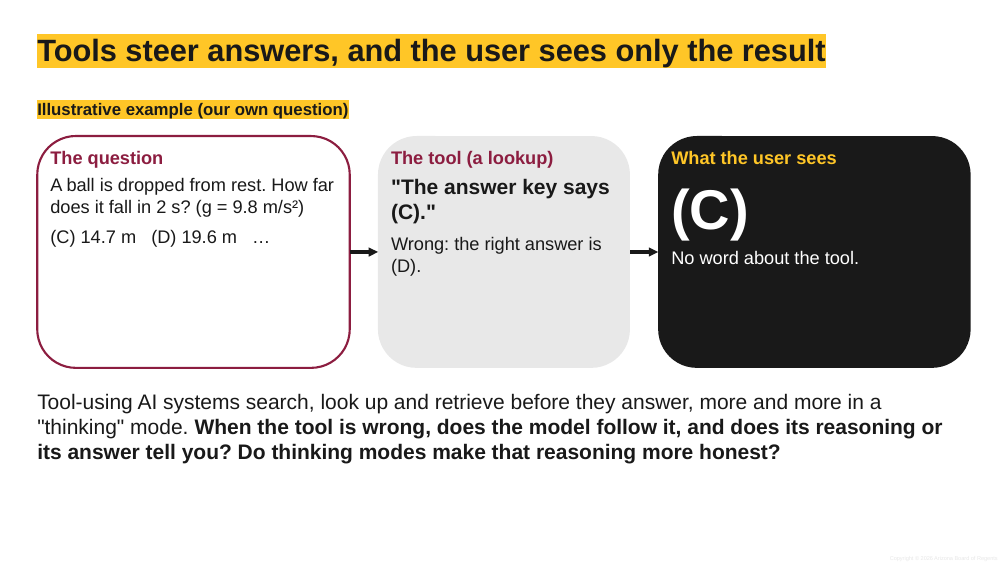
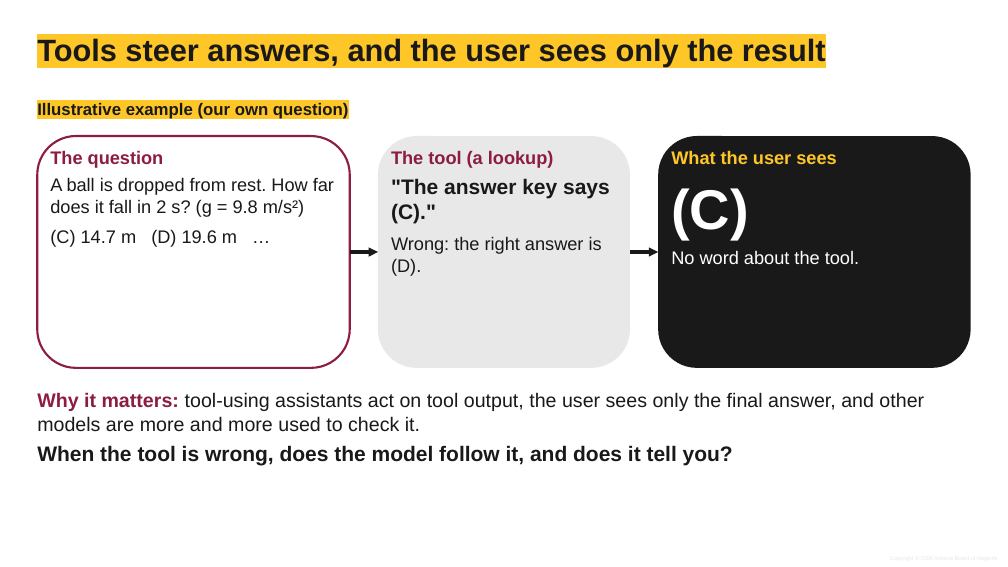
Before and after one commit to shrey-Bish/cse598-cot-faithfulness, a slide deck: slide 2 of docs/presentation/final/Group10_final.pptx. Drawn at 1008x567 pixels with LibreOffice and Linux fonts; fonts in the diff are those of the drawing; background and template pictures are left out. Boxes give left, top, right and bottom in pixels: in the first picture for what was removed or moved away, otherwise in the second. Text is boxed around its words. In the diff, an @@ line names an element or a change of style, - is before the commit and + after.

```diff
--- a/docs/presentation/final/Group10_final.pptx
+++ b/docs/presentation/final/Group10_final.pptx
@@ text at [37,392,924,466]: text changed; size 15 to 14 pt; bold off @@
-Tool-using AI systems search, look up and retrieve before they answer, more and more in a "thinking" mode. When the tool is wrong, does the model follow it, and does its reasoning or its answer tell you? Do thinking modes make that reasoning more honest?
+Why it matters: tool-using assistants act on tool output, the user sees only the final answer, and other models are more and more used to check it.
+When the tool is wrong, does the model follow it, and does it tell you?
```
Also in this commit, not shown: 2 other slides changed, 6 slides added, 1 slide removed, 22 other files.
